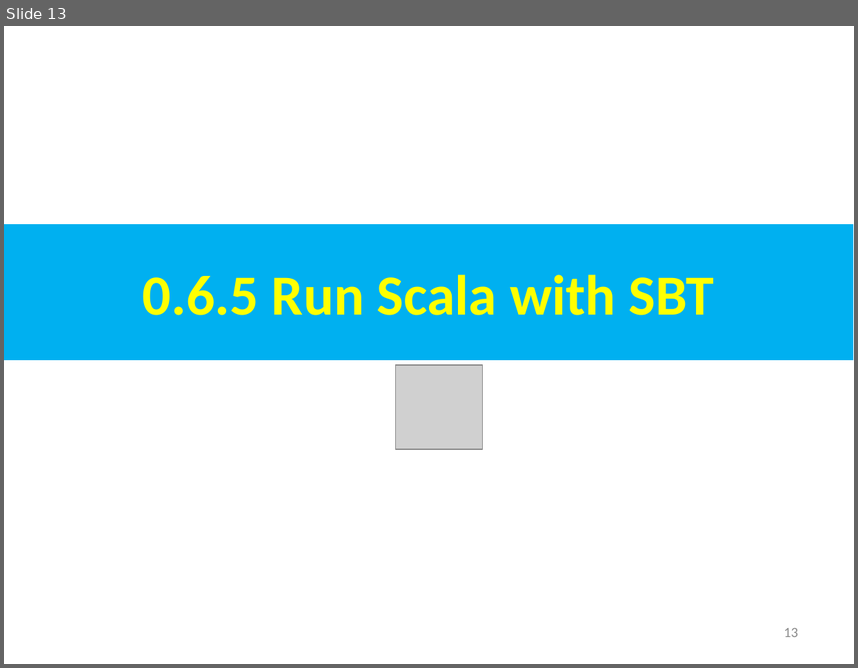
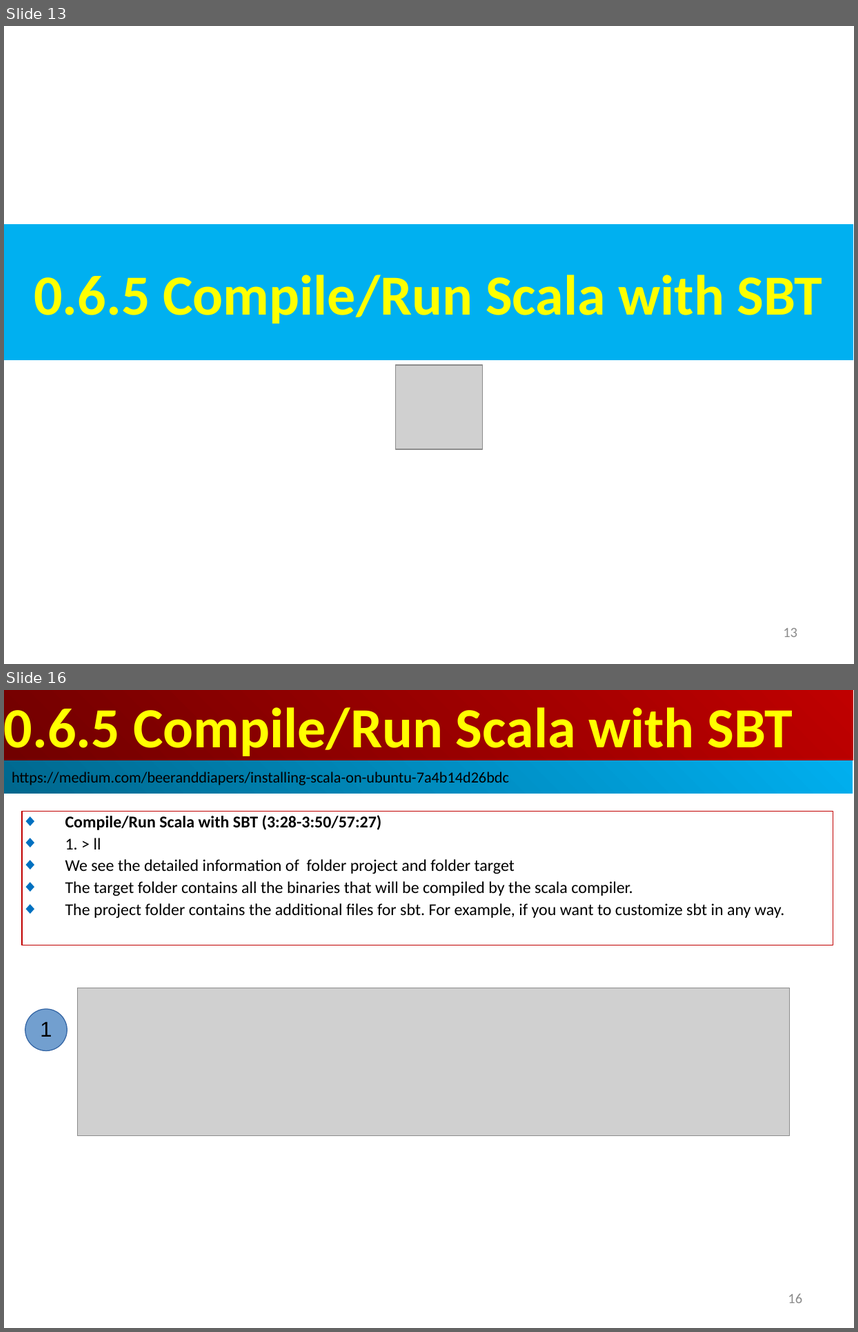
Before and after one commit to peterhchen/AIU_CS800_Chisel, a slide deck: 002_Tool/000_Video/000.06_Run_Scala_SBT.ppt. Shown one above the other, each under a label of ours: slide 13 before the commit, slides 13 and 16 after it; the slides between them are not shown. The pictures are 858x668 and 858x1332 pixels, drawn with LibreOffice and Linux fonts; fonts in the diff are those of the drawing; grey boxes stand for pictures. Boxes give left, top, right and bottom in pixels: in the first picture for what was removed or moved away, otherwise in the second. Text is boxed around its words. In the diff, an @@ line names an element or a change of style, - is before the commit and + after.

```diff
--- a/002_Tool/000_Video/000.06_Run_Scala_SBT.ppt
+++ b/002_Tool/000_Video/000.06_Run_Scala_SBT.ppt
@@ slide 16 added at bbox=[4, 690, 854, 1328], background #FFFFFF @@
@@ rectangle added at bbox=[4, 690, 853, 760], fill gradient #BF0000 to #710000, 48 pt, text #FFFF00, bold @@
+0.6.5 Compile/Run Scala with SBT
@@ rectangle added at bbox=[4, 760, 853, 793], fill gradient #00AFEF to #00688E, 13 pt, text #000000 @@
+https://medium.com/beeranddiapers/installing-scala-on-ubuntu-7a4b14d26bdc
@@ rectangle added at bbox=[22, 811, 833, 945], outline #C00000 0.74 pt, 14 pt, text #000000 @@
+◆ Compile/Run Scala with SBT (3:28-3:50/57:27)
+◆ 1. > ll
+◆ We see the detailed information of folder project and folder target
+◆ The target folder contains all the binaries that will be compiled by the scala compiler.
+◆ The project folder contains the additional files for sbt. For example, if you want to customize sbt in any way.
@@ picture added at bbox=[77, 987, 789, 1136] @@
@@ ellipse added at bbox=[25, 1009, 67, 1050], fill #729FCF, outline #3465A4 0.74 pt, 18 pt, text #000000 @@
+1
@@ page number added at bbox=[788, 1293, 802, 1303], 12 pt, text #8B8B8B @@
+16
@@ slide 13 changed as well @@
@@ text in rectangle at bbox=[34, 274, 823, 323]: text changed @@
-0.6.5 Run Scala with SBT
+0.6.5 Compile/Run Scala with SBT
```
Also in this commit, not shown: 15 other slides changed, 27 other slides added.
